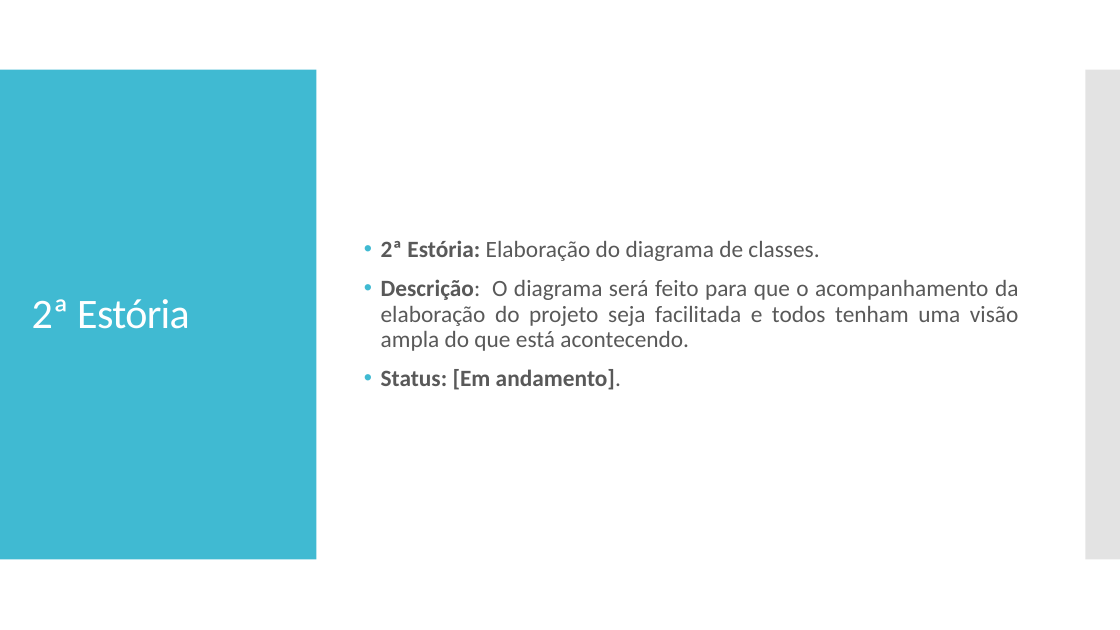
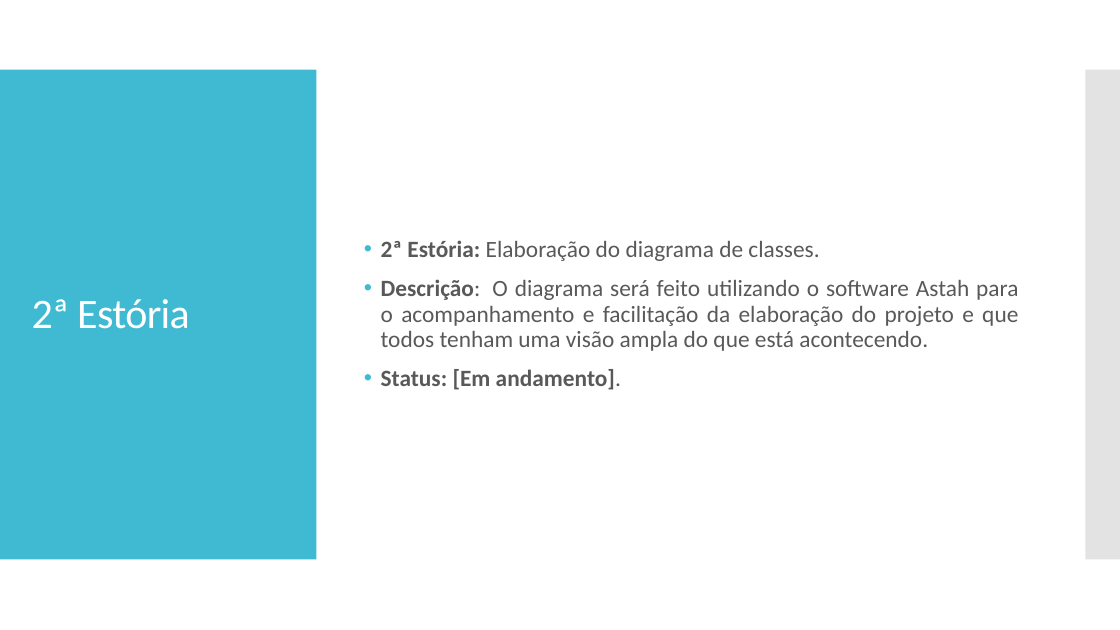
Before and after one commit to AlexandroGonSan/Projeto_final_POO_2018.2, a slide deck: slide 4 of Sprints/Sprint_001 da equipe.pptx. Drawn at 1120x630 pixels with LibreOffice and Linux fonts; fonts in the diff are those of the drawing. Boxes give left, top, right and bottom in pixels: in the first picture for what was removed or moved away, otherwise in the second. Text is boxed around its words. In the diff, an @@ line names an element or a change of style, - is before the commit and + after.

Commit message:
Commit do Luigi

```diff
--- a/Sprints/Sprint_001 da equipe.pptx
+++ b/Sprints/Sprint_001 da equipe.pptx
@@ text at box(381, 279, 1018, 351): text changed @@
-• Descrição: O diagrama será feito para que o acompanhamento da elaboração do projeto seja facilitada e todos tenham uma visão ampla do que está acontecendo.
+• Descrição: O diagrama será feito utilizando o software Astah para o acompanhamento e facilitação da elaboração do projeto e que todos tenham uma visão ampla do que está acontecendo.
```
